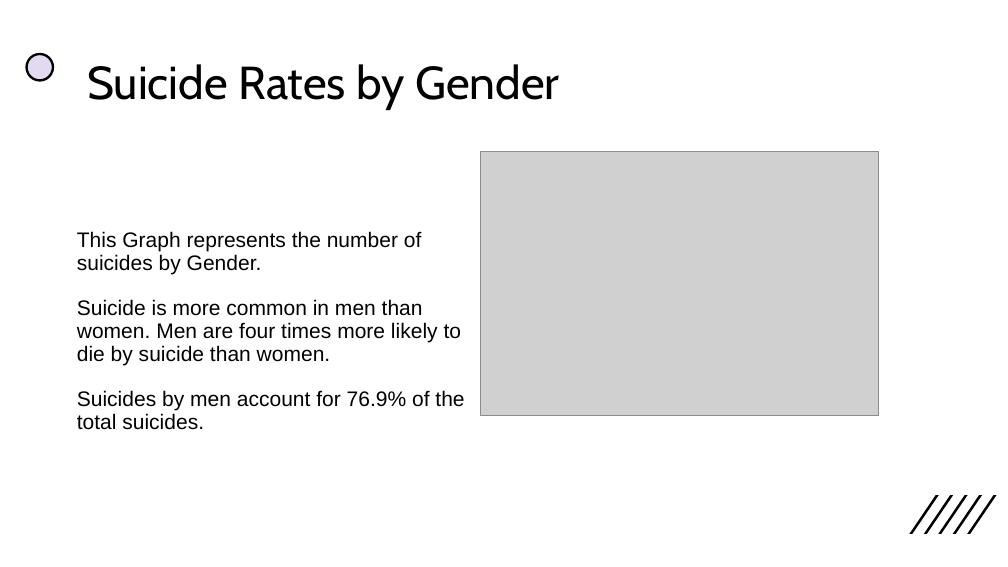
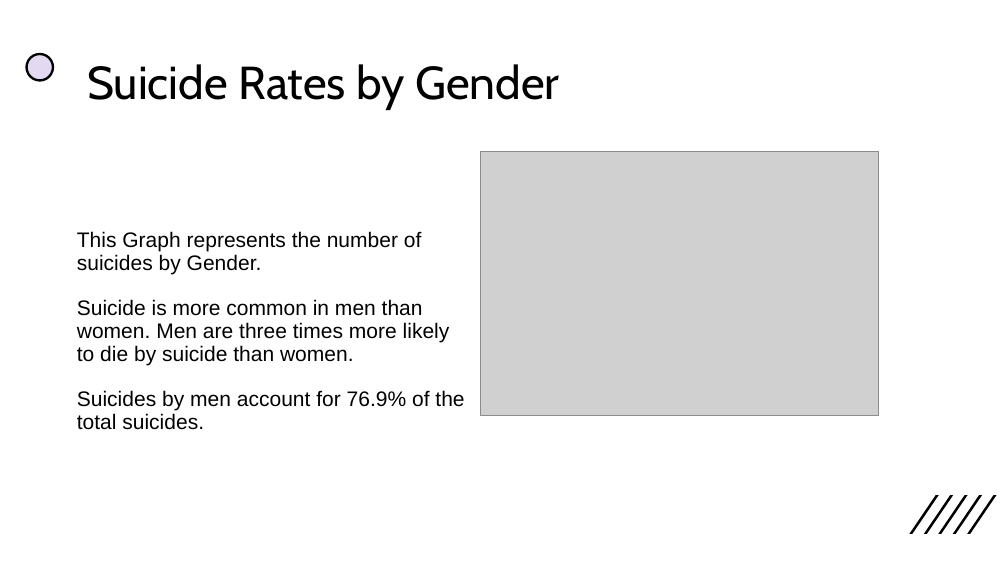
Before and after one commit to prasannarangam21/Project2, a slide deck: slide 7 of PROJECT-2.pptx. Drawn at 1008x567 pixels with LibreOffice and Linux fonts; fonts in the diff are those of the drawing; grey boxes stand for pictures. Boxes give left, top, right and bottom in pixels: in the first picture for what was removed or moved away, otherwise in the second. Text is boxed around its words. In the diff, an @@ line names an element or a change of style, - is before the commit and + after.

```diff
--- a/PROJECT-2.pptx
+++ b/PROJECT-2.pptx
@@ text at (77,299,450,365): text changed @@
-Suicide is more common in men than women. Men are four times more likely to die by suicide than women.
+Suicide is more common in men than women. Men are three times more likely to die by suicide than women.
```
Also in this commit, not shown: 4 other slides changed.
